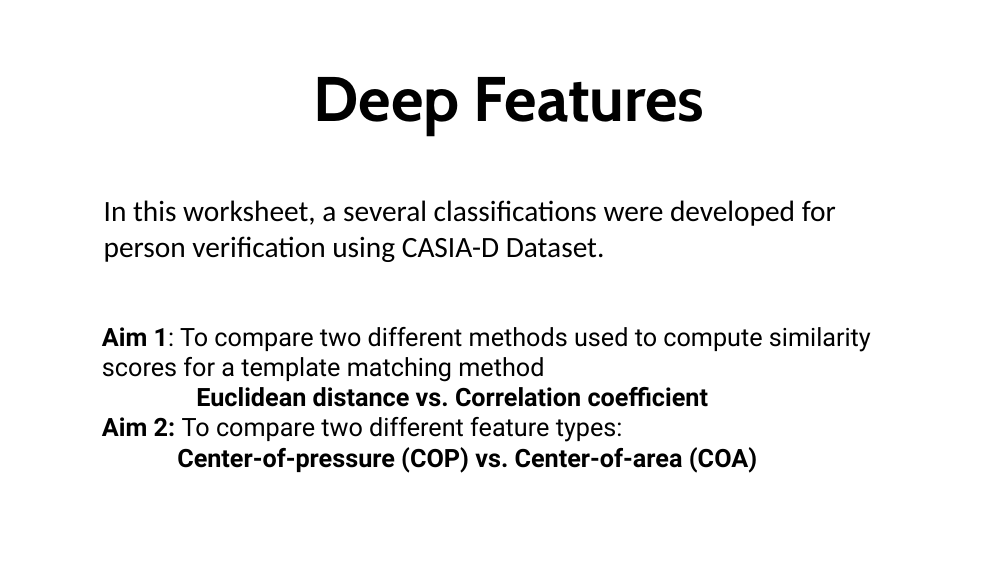
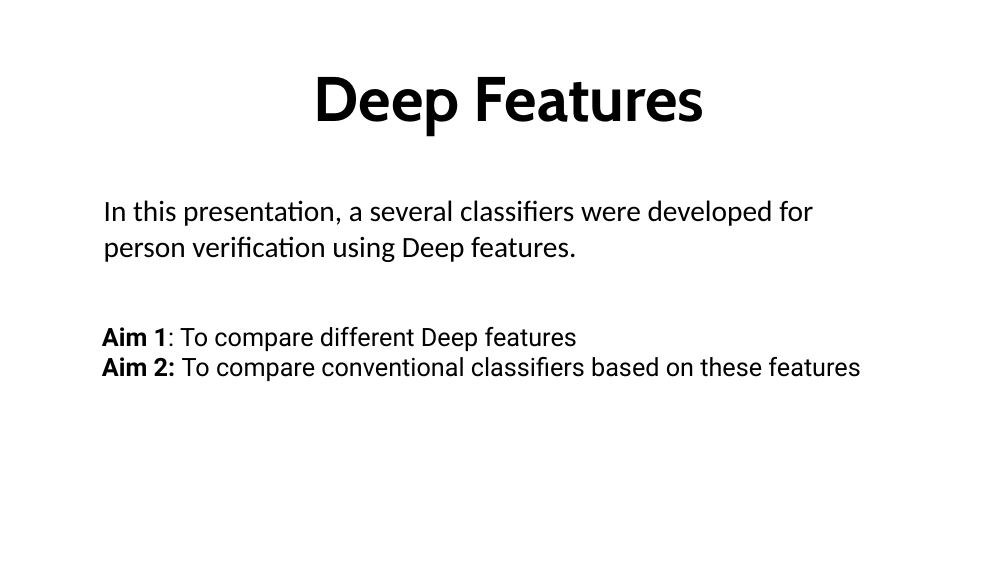
Before and after one commit to SKazemii/Worksheet, a slide deck: slide 1 of Manuscripts/Presentation - Deepfeatures.pptx. Drawn at 1008x567 pixels with LibreOffice and Linux fonts; fonts in the diff are those of the drawing. Boxes give left, top, right and bottom in pixels: in the first picture for what was removed or moved away, otherwise in the second. Text is boxed around its words. In the diff, an @@ line names an element or a change of style, - is before the commit and + after.

```diff
--- a/Manuscripts/Presentation - Deepfeatures.pptx
+++ b/Manuscripts/Presentation - Deepfeatures.pptx
@@ text at bbox=[104, 200, 813, 262]: text changed @@
-In this worksheet, a several classifications were developed for person verification using CASIA-D Dataset.
+In this presentation, a several classifiers were developed for person verification using Deep features.
@@ text at bbox=[102, 327, 860, 381]: text changed @@
-Aim 1: To compare two different methods used to compute similarity scores for a template matching method
-Euclidean distance vs. Correlation coefficient
-Aim 2: To compare two different feature types:
-Center-of-pressure (COP) vs. Center-of-area (COA)
+Aim 1: To compare different Deep features
+Aim 2: To compare conventional classifiers based on these features
```
Also in this commit, not shown: 7 other slides changed, 6 slides added, 3 slides removed, 21 other files.
